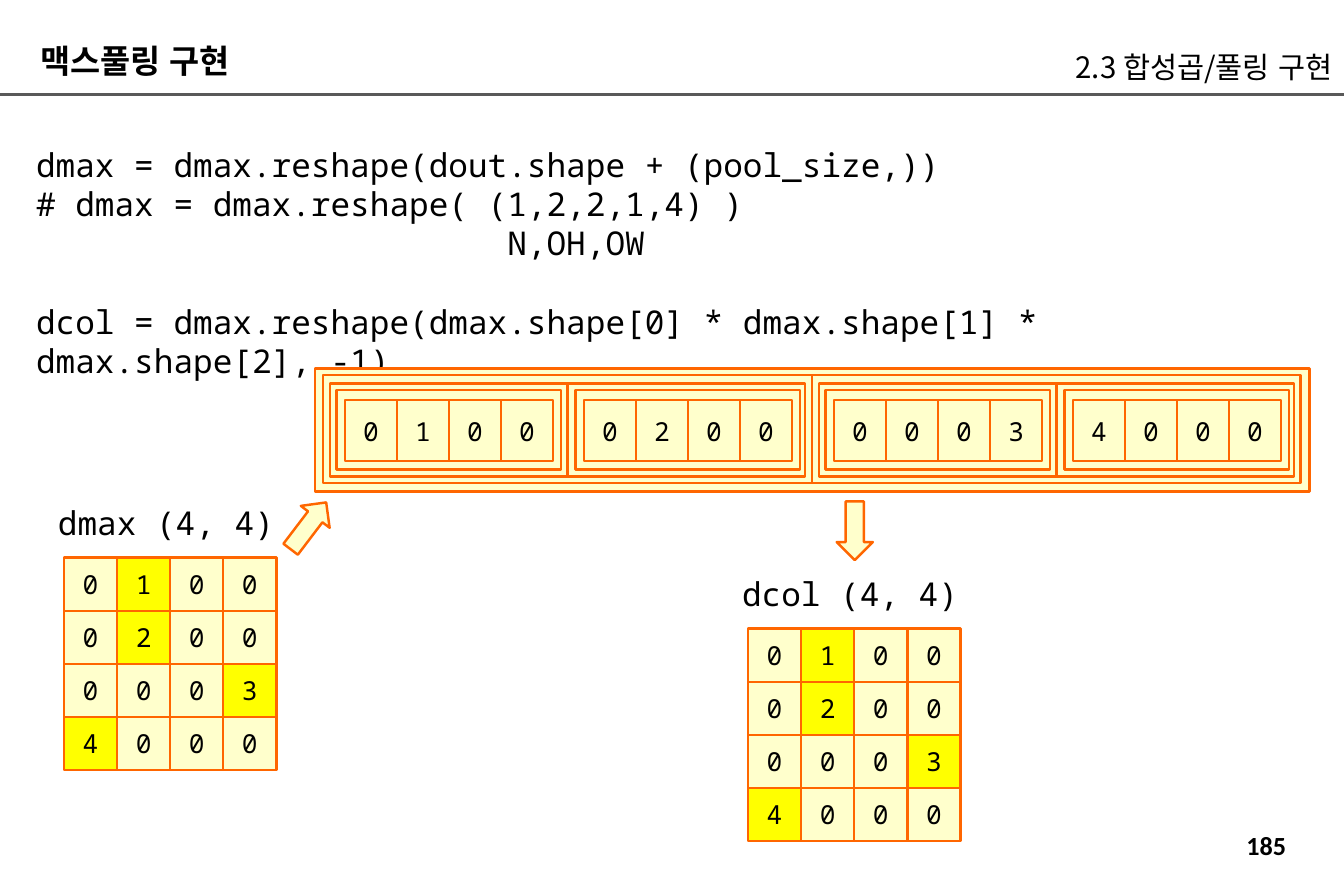
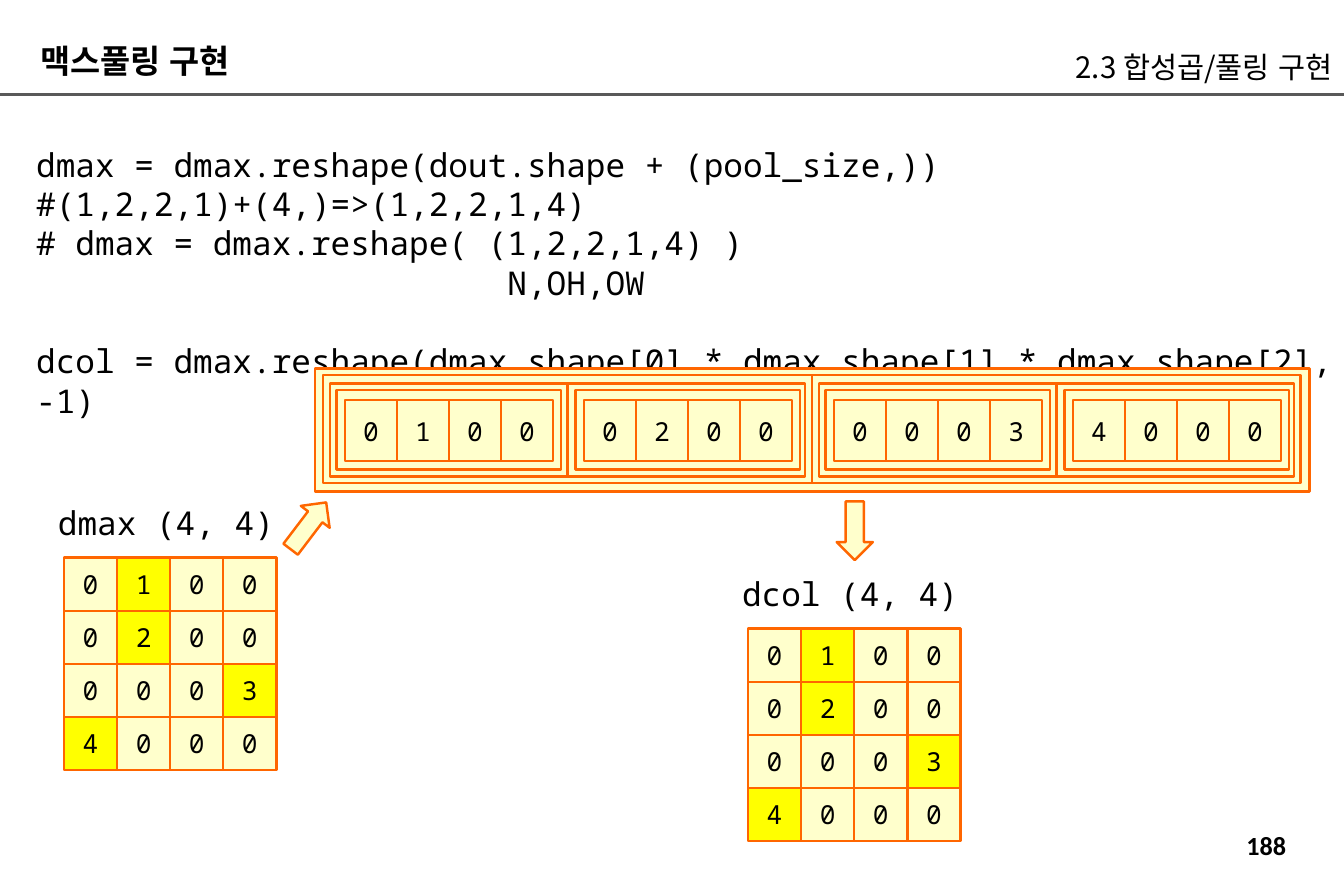
Before and after one commit to imguru-mooc/AI_CNN, a slide deck: slide 188 of CNN_교재_판서.pptx (slide 185 before the commit). Drawn at 1344x883 pixels with LibreOffice and Linux fonts; fonts in the diff are those of the drawing. Boxes give left, top, right and bottom in pixels: in the first picture for what was removed or moved away, otherwise in the second. Text is boxed around its words. In the diff, an @@ line names an element or a change of style, - is before the commit and + after.

```diff
--- a/CNN_교재_판서.pptx
+++ b/CNN_교재_판서.pptx
@@ text at [36,152,939,222]: text changed @@
-dmax = dmax.reshape(dout.shape + (pool_size,))
+dmax = dmax.reshape(dout.shape + (pool_size,)) #(1,2,2,1)+(4,)=>(1,2,2,1,4)
@@ page number at [1246,837,1286,856]: text changed @@
-185
+188
```
Also in this commit, not shown: 21 other slides changed, 96 slides added.
